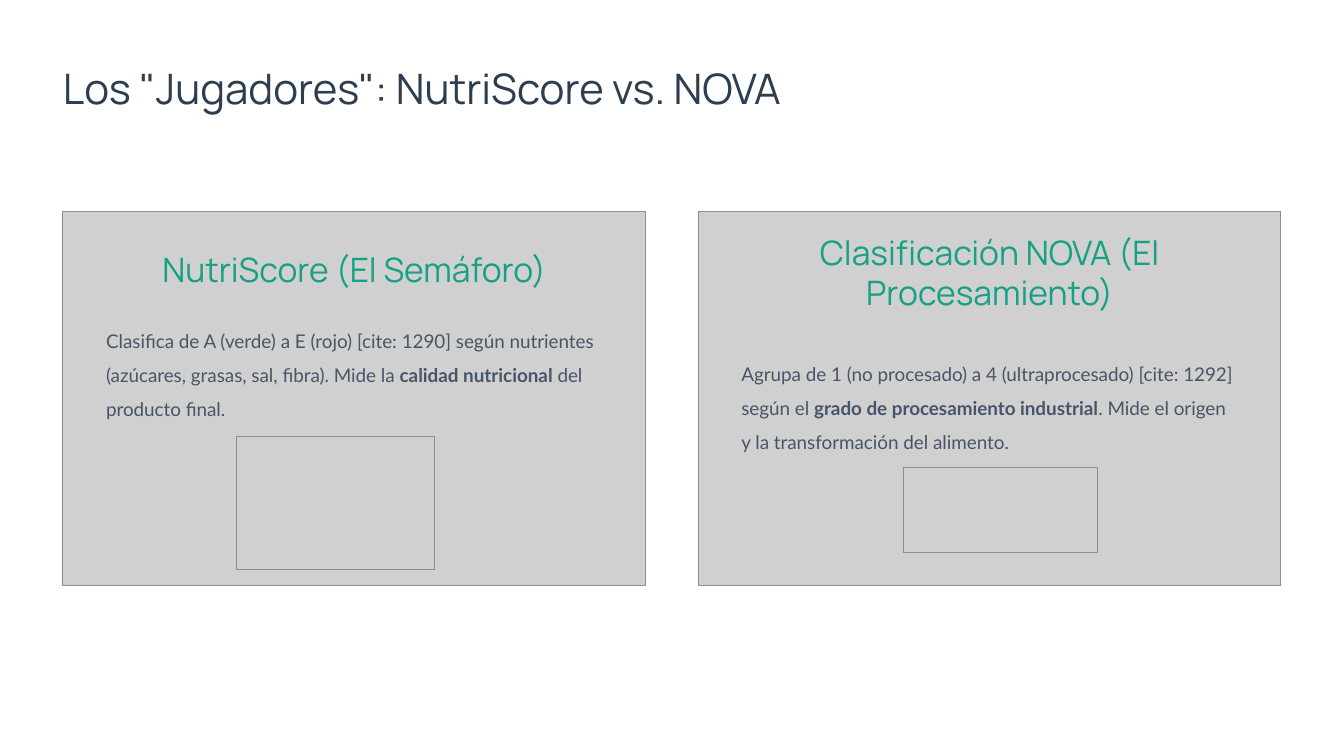
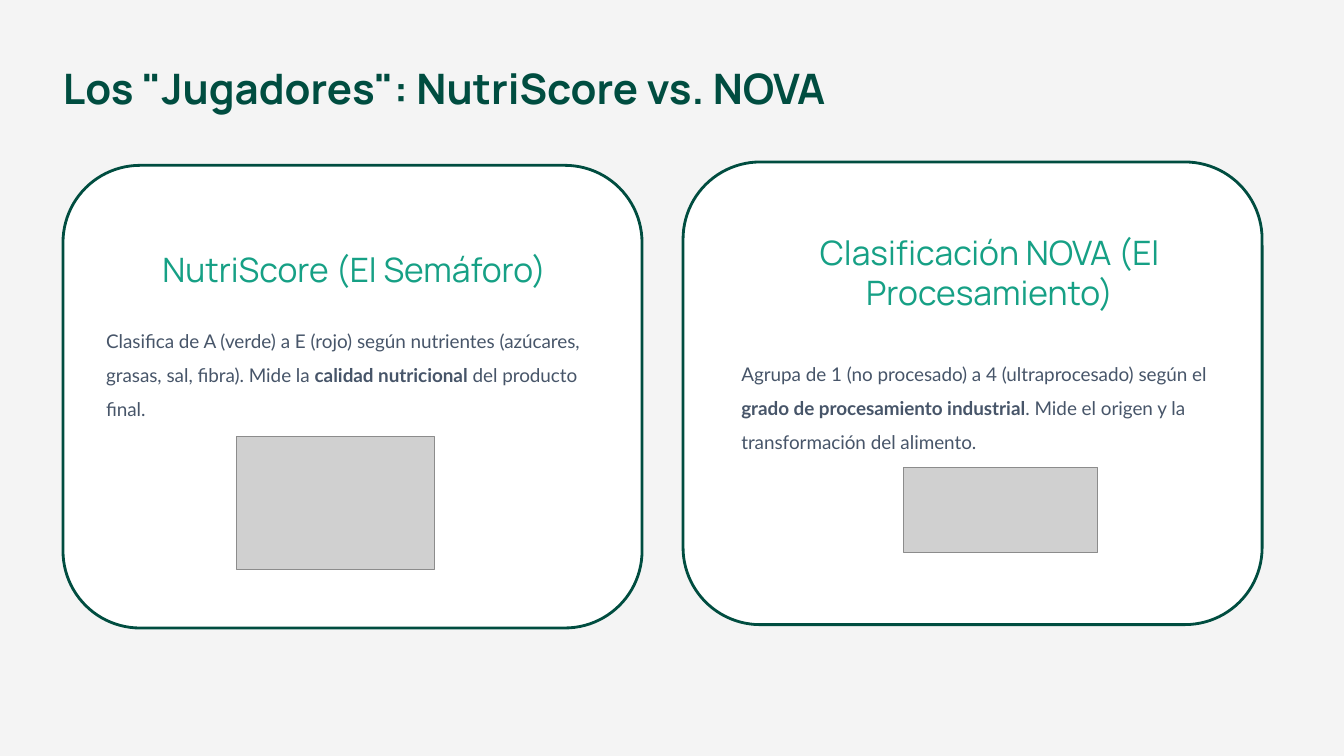
Before and after one commit to SergioMartinezRico/EDA_Nutriscore_NOVA, a slide deck: slide 4 of Análisis NutriScore vs NOVA.pptx. Drawn at 1344x756 pixels with LibreOffice and Linux fonts; fonts in the diff are those of the drawing; grey boxes stand for pictures. Boxes give left, top, right and bottom in pixels: in the first picture for what was removed or moved away, otherwise in the second. Text is boxed around its words. In the diff, an @@ line names an element or a change of style, - is before the commit and + after.

```diff
--- a/Análisis NutriScore vs NOVA.pptx
+++ b/Análisis NutriScore vs NOVA.pptx
@@ background #FFFFFF to #F4F4F4 @@
@@ text "Los "Jugadores": NutriScore vs. NOVA" at box(63, 73, 825, 115): text colour #2C3E50 to #004D40, bold on @@
@@ rounded rectangle added at box(63, 165, 642, 628), fill #FFFFFF, outline #004D40 2 pt @@
@@ rounded rectangle added at box(684, 162, 1263, 625), fill #FFFFFF, outline #004D40 2 pt @@
@@ picture removed at box(63, 212, 645, 586) @@
@@ picture removed at box(699, 212, 1281, 586) @@
@@ text at box(106, 333, 580, 416): text changed @@
-Clasifica de A (verde) a E (rojo) [cite: 1290] según nutrientes (azúcares, grasas, sal, fibra). Mide la calidad nutricional del producto final.
+Clasifica de A (verde) a E (rojo) según nutrientes (azúcares, grasas, sal, fibra). Mide la calidad nutricional del producto final.
@@ text at box(741, 366, 1206, 449): text changed @@
-Agrupa de 1 (no procesado) a 4 (ultraprocesado) [cite: 1292] según el grado de procesamiento industrial. Mide el origen y la transformación del alimento.
+Agrupa de 1 (no procesado) a 4 (ultraprocesado) según el grado de procesamiento industrial. Mide el origen y la transformación del alimento.
```
Also in this commit, not shown: 14 other slides changed, 3 slides added, 3 slides removed.
